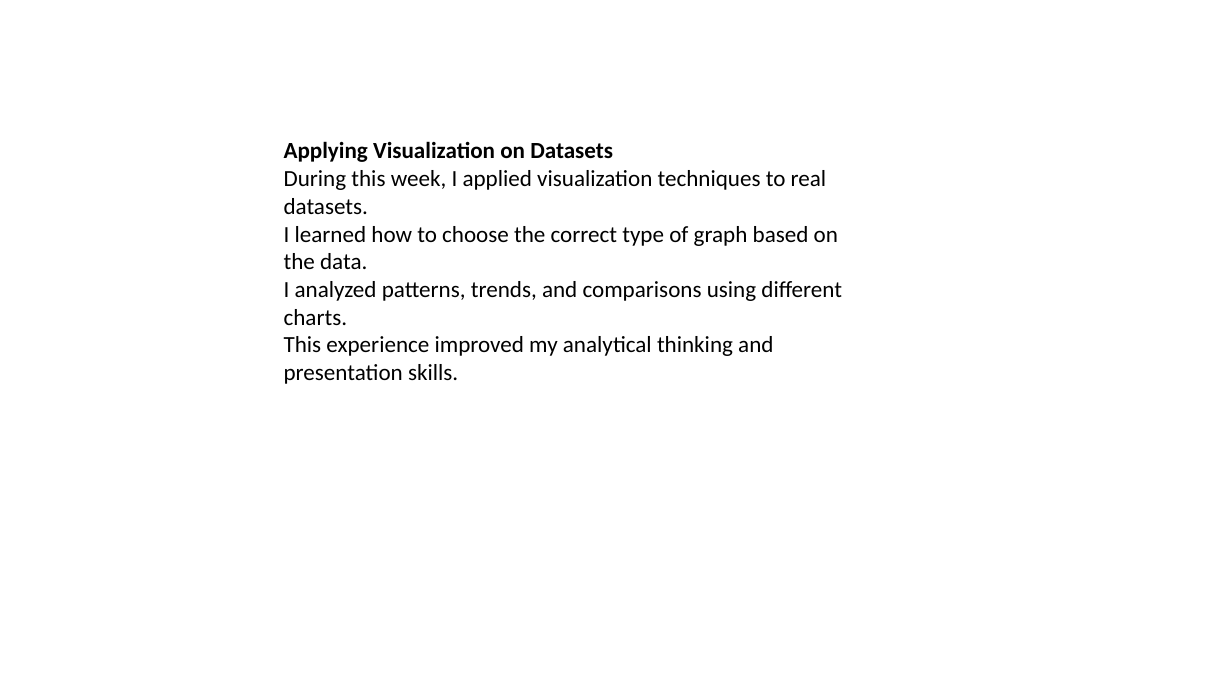
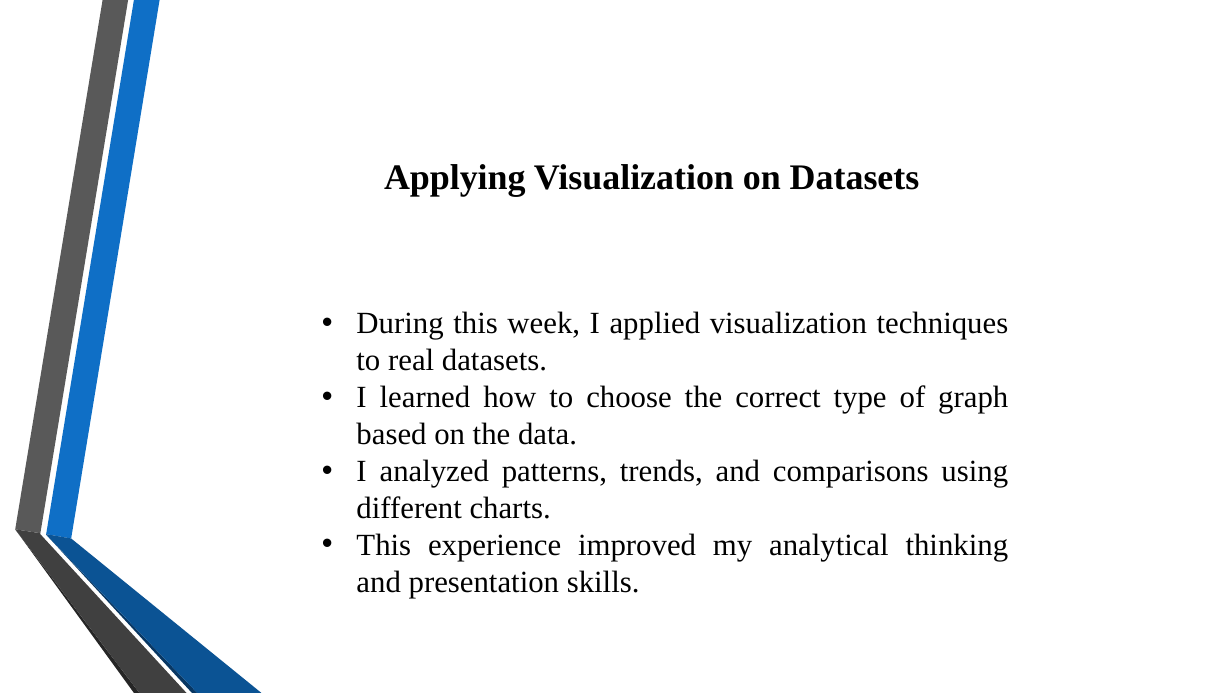
Before and after one commit to VaishnaviJadhav350/intern, a slide deck: slide 15 of Presentation 1 to 8.pptx. Drawn at 1232x693 pixels with LibreOffice and Linux fonts; fonts in the diff are those of the drawing; background and template pictures are left out. Boxes give left, top, right and bottom in pixels: in the first picture for what was removed or moved away, otherwise in the second. Text is boxed around its words. In the diff, an @@ line names an element or a change of style, - is before the commit and + after.

```diff
--- a/Presentation 1 to 8.pptx
+++ b/Presentation 1 to 8.pptx
@@ text at <box>284,141,613,162</box>: paragraph removed @@
-Applying Visualization on Datasets
@@ text added at <box>384,164,920,196</box>, 28 pt, text #000000, bold @@
+Applying Visualization on Datasets
@@ text "During this week, I applied ...": place and size @@
-text "During this week, I applied ..." at <box>284,141,842,384</box>
+text "During this week, I applied ..." at <box>356,311,1009,598</box>
@@ text at <box>356,311,1009,598</box>: size 18 to 24 pt, font Calibri to Times New Roman in "During this week, I applied visualization techniques ...", "This experience improved my analytical thinking and ..."; alignment left to justified; bullet none to • @@
@@ text at <box>356,385,1008,519</box>: text changed; size 18 to 24 pt; font Calibri to Times New Roman @@
-I learned how to choose the correct type of graph based on the data.
-I analyzed patterns, trends, and comparisons using different charts.
+• I learned how to choose the correct type of graph based on the data.
+• I analyzed patterns, trends, and comparisons using different charts.
@@ group added at <box>15,0,262,693</box>: 6 freeform shapes @@
```
Also in this commit, not shown: 23 other slides changed, 4 other files.
